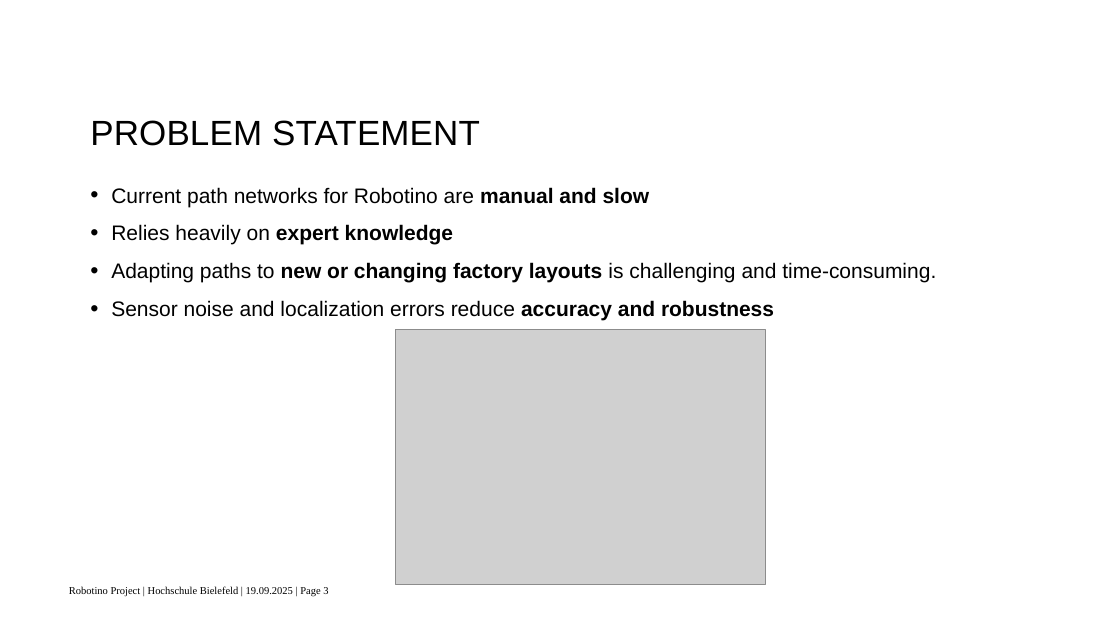
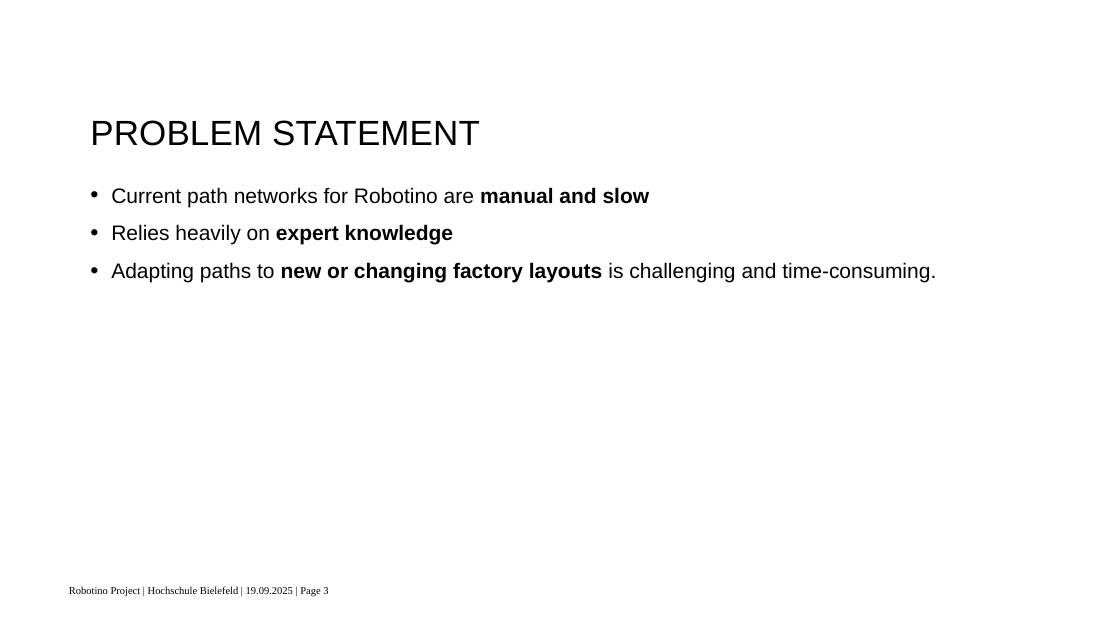
Before and after one commit to surajkarki66/robotino_project, a slide deck: slide 3 of docs/presentation.pptx. Drawn at 1120x630 pixels with LibreOffice and Linux fonts; fonts in the diff are those of the drawing; grey boxes stand for pictures; background and template pictures are left out. Boxes give left, top, right and bottom in pixels: in the first picture for what was removed or moved away, otherwise in the second. Text is boxed around its words. In the diff, an @@ line names an element or a change of style, - is before the commit and + after.

Commit message:
updated the presentation

```diff
--- a/docs/presentation.pptx
+++ b/docs/presentation.pptx
@@ text at [111,300,774,320]: paragraph removed @@
-• Sensor noise and localization errors reduce accuracy and robustness
@@ picture removed at [396,329,765,585] @@
```
Also in this commit, not shown: 1 other slide changed, 2 slides added.
